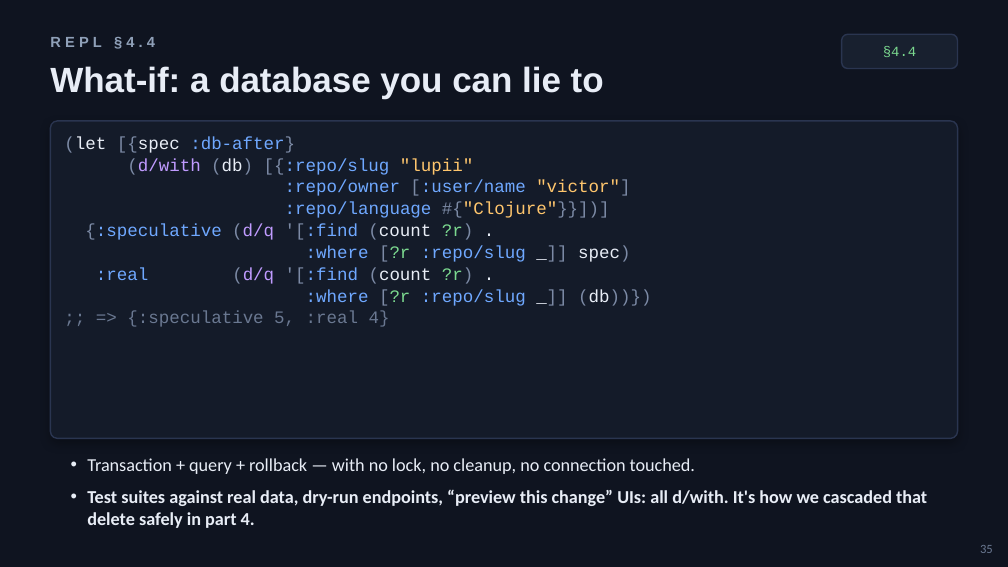
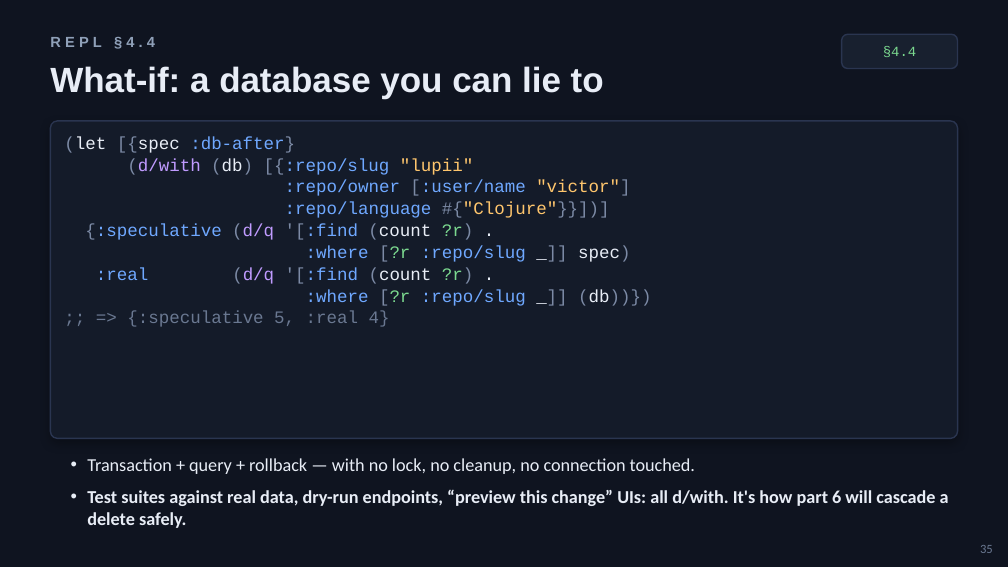
Before and after one commit to 4coders-com-br/datomic-model, a slide deck: slide 35 of domain-modeling-with-datoms.pptx. Drawn at 1008x567 pixels with LibreOffice and Linux fonts; fonts in the diff are those of the drawing. Boxes give left, top, right and bottom in pixels: in the first picture for what was removed or moved away, otherwise in the second. Text is boxed around its words. In the diff, an @@ line names an element or a change of style, - is before the commit and + after.

```diff
--- a/domain-modeling-with-datoms.pptx
+++ b/domain-modeling-with-datoms.pptx
@@ text at (x1=87, y1=490, x2=949, y2=528): text changed @@
-• Test suites against real data, dry-run endpoints, “preview this change” UIs: all d/with. It's how we cascaded that delete safely in part 4.
+• Test suites against real data, dry-run endpoints, “preview this change” UIs: all d/with. It's how part 6 will cascade a delete safely.
```
Also in this commit, not shown: 6 other slides changed.
